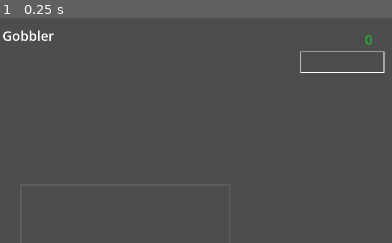
Above: before the commit, frame 1.
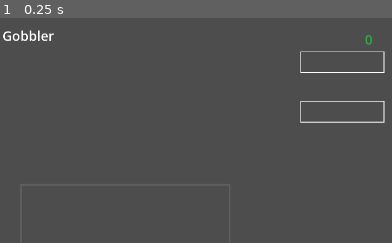
Above: after the commit, the same moment.

Repository: ggolden/Godot-gobbler
Game: Godot game, scene res://game.tscn
Two runs of this game, one before a commit and one after it. Both use one fixed random seed, a clock stepped at 60 frames per second and the inputs below. The engine's default icon, where the game draws it, is replaced by a stand-in: a white triangle on a blue panel in a dark square.
Inputs:
- Up to frame 1 (0.25 s): no input
The pictures show only the part of the screen within x 50-100%, y 0-50%; the shares and areas given below are measured in that part.

The runs differ from the first frame. In frame 1, 0.4% of the frame differs, in the area x 76-99%, y 36-47%.

Commit message:
added fuel economy for flying, and on-floor jumping

Diff:
--- a/game.gd
+++ b/game.gd
@@ -3,16 +3,29 @@
 ## Game controller
 
 
+## amount of score per fuel grant
+const FULE_COST = 5
+
 ## player's score
-var player_score: int = 0
+var _player_score: int = 0
+
+## player will get more fule at this score
+var _next_fuel_award_score = FULE_COST
 
 
 # Called when the node enters the scene tree for the first time.
 func _ready():
 	$GobbleSpawner.gobble_was_gobbled.connect(_gobble_was_gobbled)
+	$Gobbler.fuel_level_changed.connect(
+		func (value: float): $UI.show_fuel(value)
+	)
 
 
 func _gobble_was_gobbled(value: int, color: Color):
-	player_score += value
-	$UI.show_score(player_score)
+	_player_score += value
+	$UI.show_score(_player_score)
 	$Gobbler.light_up(color)
+
+	if _player_score >= _next_fuel_award_score:
+		$Gobbler.add_fuel(1)
+		_next_fuel_award_score += FULE_COST
--- a/gobbler.gd
+++ b/gobbler.gd
@@ -1,6 +1,10 @@
 class_name Gobbler
 extends CharacterBody2D
 ## Gobbler (player) controller
+
+
+## some gobble was gobbled
+signal fuel_level_changed(value: float)
 
 
 enum MovementType {ThreeWay, EightWway, Asteriods, WatchMouse, ToMouse, ShuffleFly}
@@ -14,6 +18,8 @@
 @export var movement_type: MovementType = MovementType.ThreeWay
 ## flying engine velocity
 @export var fly_rate = 400.0
+## jump velocity
+@export var jump_rate = 100.0
 
 # gravity from project settings to sync with RigidBody nodes
 var _gravity = ProjectSettings.get_setting("physics/2d/default_gravity")
@@ -21,6 +27,9 @@
 var _reset_position = Vector2.ZERO
 var _reset_rotation = 0
 var _target = Vector2.ZERO
+
+var _fuel = 0.0
+
 
 func _ready():
 	_reset_position = position
@@ -86,6 +95,21 @@
 	$Sprite2D.material.set_shader_parameter("left_set", false)
 	$engine_timer.start()
 
+
+func add_fuel(fuel):
+	_fuel += fuel
+	fuel_level_changed.emit(_fuel)
+
+
+func use_fuel(fuel):
+	_fuel -= fuel
+	fuel_level_changed.emit(_fuel)
+
+
+func fuel_level():
+	return _fuel
+
+
 func _physics_process_3way(delta):
 	# turn based on player input
 	var dir = 0
@@ -140,8 +164,15 @@
 
 	# fire up the engine!
 	if Input.is_action_pressed("ui_up"):
-		velocity = Vector2(0, -1 * fly_rate).rotated(rotation)
-		light_up_engine()
+		if _fuel > 0:
+			velocity = Vector2(0, -1 * fly_rate).rotated(rotation)
+			light_up_engine()
+			use_fuel(delta)
+		elif is_on_floor():
+			velocity = Vector2(0, -1 * jump_rate).rotated(rotation)
+			light_up_engine()
+		else:
+			print("no fuel")
 
 	var direction = Input.get_axis("ui_left", "ui_right")
 
@@ -166,6 +197,7 @@
 	_handle_collision(get_last_slide_collision())
 	_handle_reset()
 
+
 func _physics_process_to_mouse(delta):
 	velocity = position.direction_to(_target) * advance_rate
 
--- a/ui.gd
+++ b/ui.gd
@@ -6,9 +6,15 @@
 func _ready():
 	$ScoreBar.reset()
 	show_score(0)
+	show_fuel(0)
 
 
 ## display this score
 func show_score(score):
 	$PlayerScore.text = str(score)
 	$ScoreBar.set_level(score)
+
+
+## display this fuel level
+func show_fuel(fuel):
+	$FuelBar.set_level(fuel)
--- a/ui.tscn
+++ b/ui.tscn
@@ -34,5 +34,11 @@
 
 [node name="ScoreBar" parent="." instance=ExtResource("2_86eby")]
 position = Vector2(1700, 80)
-min_level = null
-max_level = null
+min_level = 0.0
+max_level = 100.0
+
+[node name="FuelBar" parent="." instance=ExtResource("2_86eby")]
+position = Vector2(1700, 199)
+bar_color = Color(0.313726, 0.411765, 0.890196, 1)
+min_level = 0.0
+max_level = 100.0
